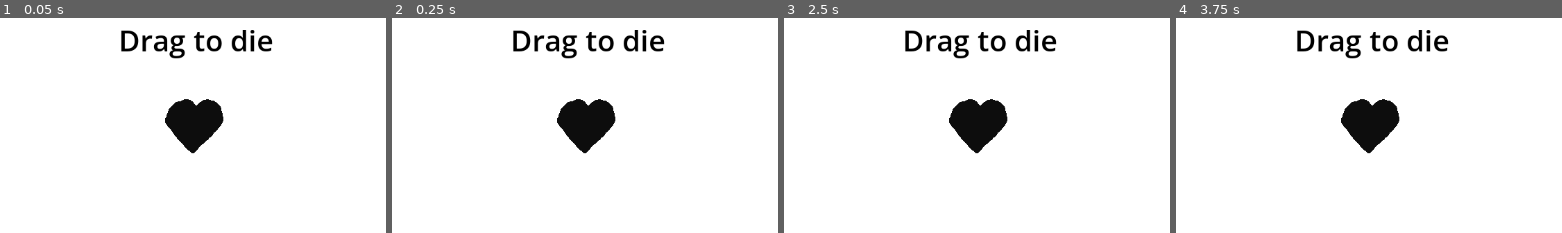
Above: before the commit, frames 1-4 (left to right).
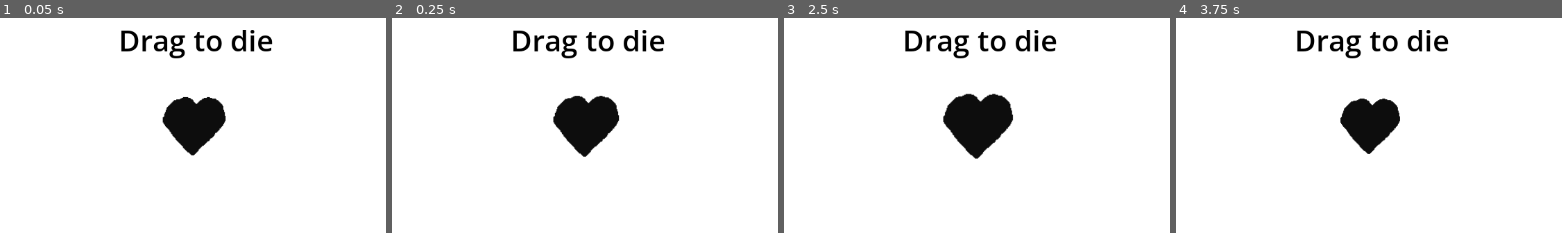
Above: after the commit, the same moments.

Repository: nqpz/ngj-2026
Game: Godot game, scene res://node_2d.tscn
Same seed, same stepped clock (60 frames per second), same inputs: the game is played once before the commit and once after it.
Inputs:
- Up to frame 1 (0.05 s): no input
- Up to frame 2 (0.25 s): no input
- Up to frame 3 (2.5 s): no input
- Up to frame 4 (3.75 s): no input
The pictures show only the part of the screen within x 23-73%, y 18-68%; the shares and areas given below are measured in that part.

The runs differ from the first frame. In frame 1, 0.6% of the frame differs, in the area x 41-59%, y 36-65%; in frame 2, 0.9%; in frame 3, 1.3%, in the area x 41-60%, y 34-66%; in frame 4, 0.3%.

Commit message:
Add scale animation on all drawings

Diff:
--- a/Drawing.tscn
+++ b/Drawing.tscn
@@ -4,11 +4,53 @@
 [ext_resource type="Texture2D" uid="uid://heoh7w1kcvkf" path="res://Drawings/woman.png" id="2_cvv82"]
 [ext_resource type="Script" uid="uid://bibiceqtgqie2" path="res://drawing_drag_and_drop_control.gd" id="3_w27rc"]
 
+[sub_resource type="Animation" id="Animation_w27rc"]
+length = 0.001
+tracks/0/type = "value"
+tracks/0/imported = false
+tracks/0/enabled = true
+tracks/0/path = NodePath(".:scale")
+tracks/0/interp = 1
+tracks/0/loop_wrap = true
+tracks/0/keys = {
+"times": PackedFloat32Array(0),
+"transitions": PackedFloat32Array(1),
+"update": 0,
+"values": [Vector2(1, 1)]
+}
+
+[sub_resource type="Animation" id="Animation_pgkth"]
+resource_name = "scale"
+length = 2.0
+loop_mode = 1
+tracks/0/type = "value"
+tracks/0/imported = false
+tracks/0/enabled = true
+tracks/0/path = NodePath(".:scale")
+tracks/0/interp = 1
+tracks/0/loop_wrap = true
+tracks/0/keys = {
+"times": PackedFloat32Array(0.5, 1.5),
+"transitions": PackedFloat32Array(1.5, 1.5),
+"update": 0,
+"values": [Vector2(1.2, 1.2), Vector2(1, 1)]
+}
+
+[sub_resource type="AnimationLibrary" id="AnimationLibrary_u01r5"]
+_data = {
+&"RESET": SubResource("Animation_w27rc"),
+&"scale": SubResource("Animation_pgkth")
+}
+
 [node name="Drawing" type="Node2D" unique_id=1463495570]
 script = ExtResource("1_yxney")
 
 [node name="Sprite2D" type="Sprite2D" parent="." unique_id=1677791967]
 texture = ExtResource("2_cvv82")
+
+[node name="AnimationPlayer" type="AnimationPlayer" parent="." unique_id=1418526140]
+root_node = NodePath("../Sprite2D")
+libraries/ = SubResource("AnimationLibrary_u01r5")
 
 [node name="DragAndDrop" type="Control" parent="." unique_id=911288149]
 layout_mode = 3
--- a/drawing.gd
+++ b/drawing.gd
@@ -9,6 +9,7 @@
 func _ready():
 	$Sprite2D.texture = image
 	update_color()
+	$AnimationPlayer.play("scale")
 
 func step() -> bool:
 	# Delete drawing if same color as background.
